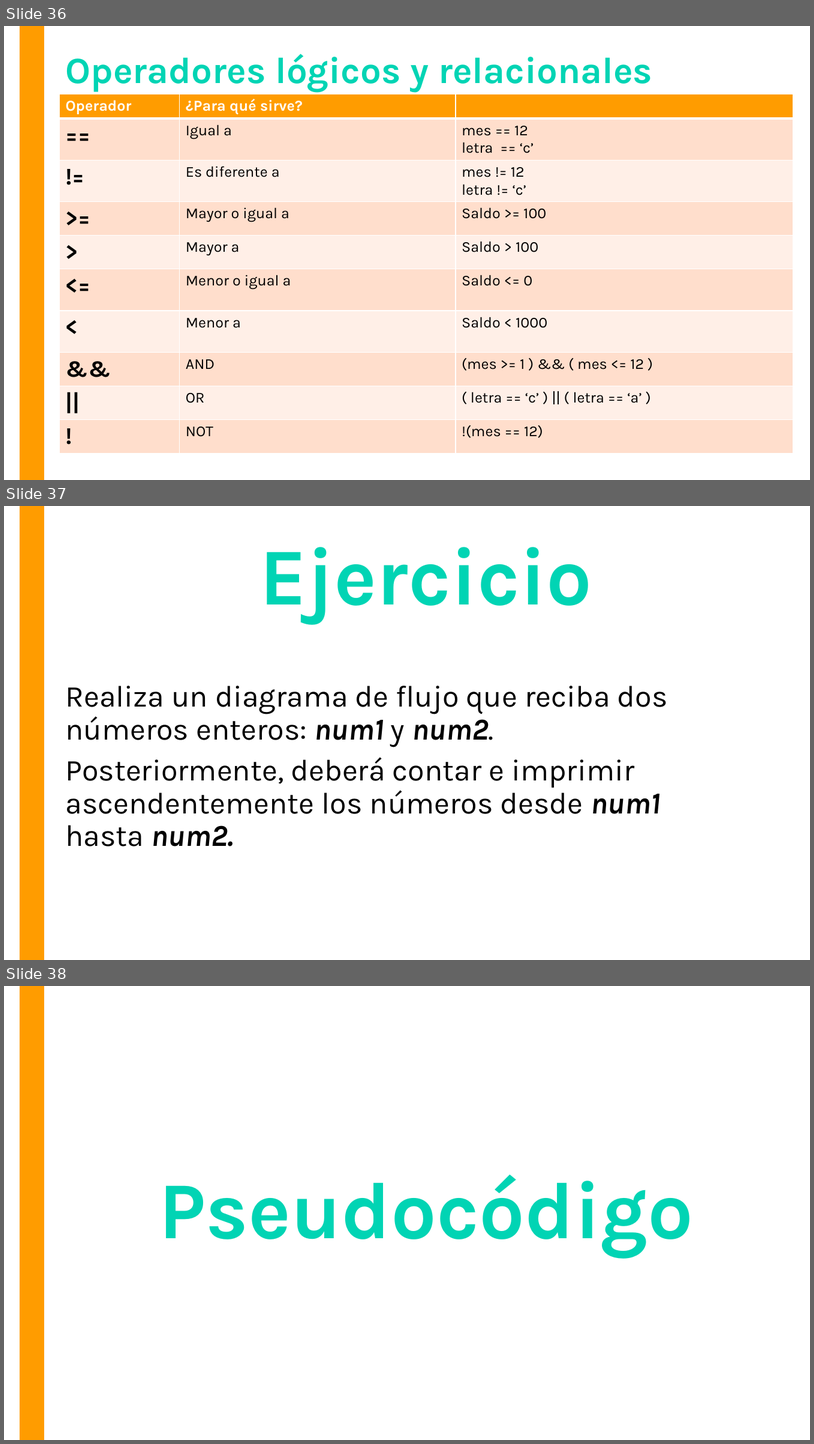
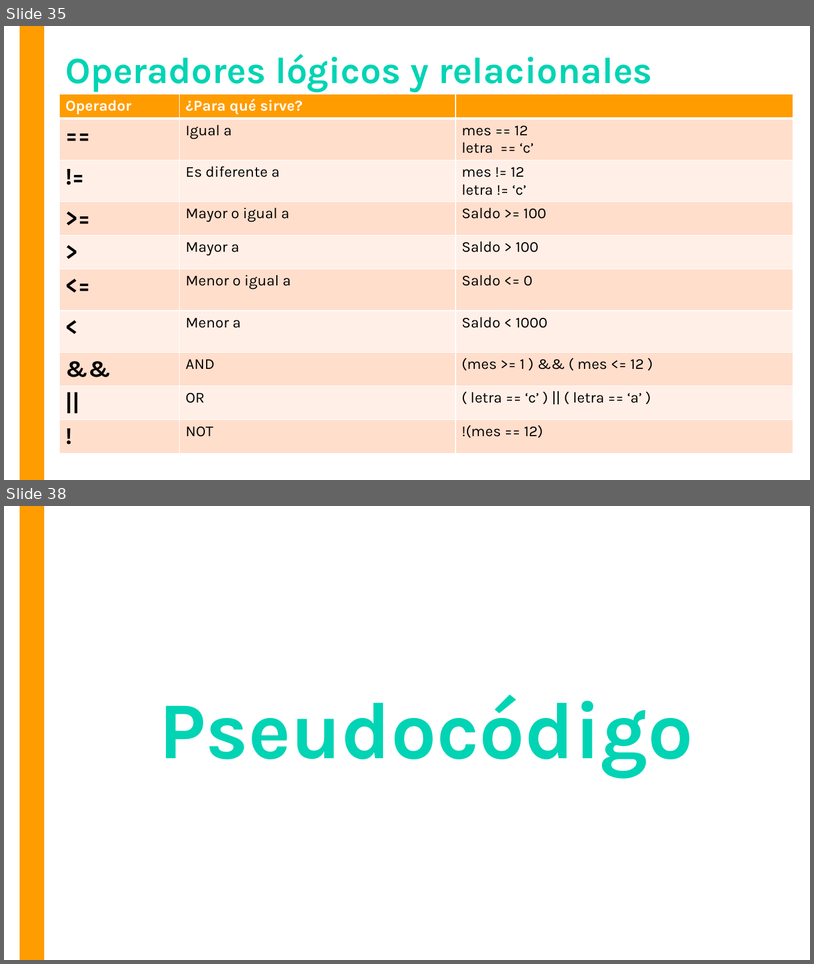
Before and after one commit to OMardil/INFO1, a slide deck: MOD04-Introduccion_a_Java/01 Presentacion/INFO1_MOD4-Algoritmos_y_Diagramas.pptx. Shown one above the other, each under a label of ours: slides 36, 37 and 38 before the commit, slides 35 and 38 after it; the slides between them are not shown. The pictures are 814x1444 and 814x964 pixels, drawn with LibreOffice and Linux fonts; fonts in the diff are those of the drawing. Boxes give left, top, right and bottom in pixels: in the first picture for what was removed or moved away, otherwise in the second. Text is boxed around its words. In the diff, an @@ line names an element or a change of style, - is before the commit and + after.

```diff
--- a/MOD04-Introduccion_a_Java/01 Presentacion/INFO1_MOD4-Algoritmos_y_Diagramas.pptx
+++ b/MOD04-Introduccion_a_Java/01 Presentacion/INFO1_MOD4-Algoritmos_y_Diagramas.pptx
@@ slide 37 removed at (4, 506, 810, 960), background #FFFFFF; not listed: 1 template element that a slide beside it also shows @@
@@ title removed at (260, 547, 593, 624) @@
-Ejercicio
@@ text removed at (65, 685, 668, 846) @@
-Realiza un diagrama de flujo que reciba dos números enteros: num1 y num2.
-Posteriormente, deberá contar e imprimir ascendentemente los números desde num1 hasta num2.
@@ what was slide 36 is now slide 35 @@
```
Also in this commit, not shown: 1 slide added, 9 other files.
